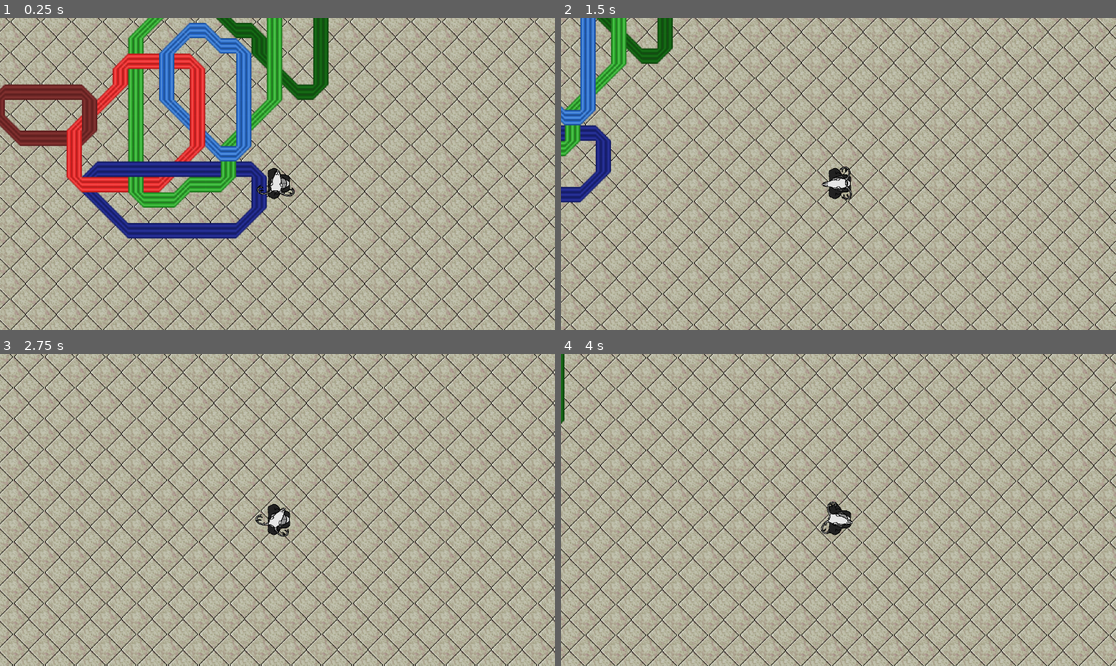
Above: before the commit, frames 1-4 (two rows, left to right).
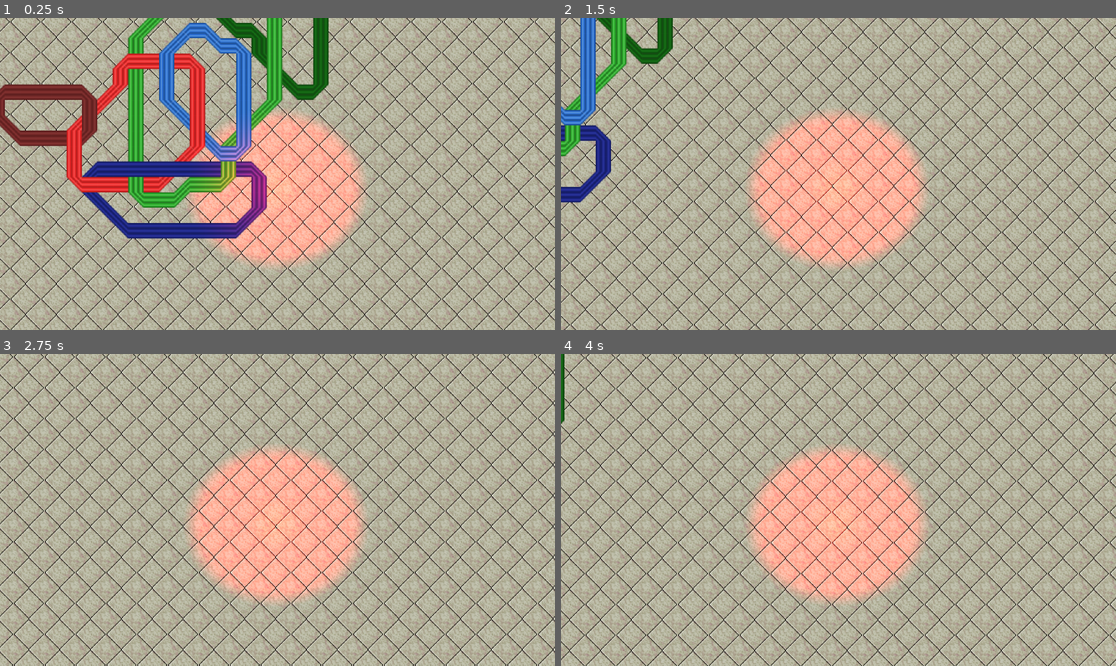
Above: after the commit, the same moments.

Repository: Collisteru/bytelux
Game: Godot game, scene res://test_map.tscn
Two runs of this game, one before a commit and one after it. Both use one fixed random seed, a clock stepped at 60 frames per second and the inputs below.
Inputs (mouse positions are in pixels of both pictures, inside the frame that each line leads up to):
- Up to frame 1 (0.25 s): no input
- Up to frame 2 (1.5 s): tap Enter at 0.5 s; move the mouse to (960, 158) at 0.52 s; hold Right (ui_right) 0.53-1.28 s; tap 1 at 0.6 s; click (960, 158) at 0.67 s; move the mouse to (727, 189) at 1.27 s; hold Down (ui_down) from 1.28 s (still down); tap 2 at 1.35 s
- Up to frame 3 (2.75 s): move the mouse to (333, 441) at 2.02 s; release Down (ui_down) at 2.03 s; hold Right (ui_right) from 2.03 s (still down); tap 3 at 2.1 s
- Up to frame 4 (4 s): move the mouse to (810, 572) at 2.77 s; release Right (ui_right) at 2.78 s; hold Up (ui_up) 2.78-3.53 s; tap 1 at 2.85 s; click (810, 572) at 2.92 s; move the mouse to (1005, 556) at 3.52 s; hold Left (ui_left) from 3.53 s (still down); tap 2 at 3.6 s

The runs differ from the first frame. In frame 1, 11% of the frame differs, in the area x 34-66%, y 29-80%; in frame 2, 12%; in frame 3, 12%, in the area x 33-66%, y 29-80%; in frame 4, 12%.
Error before the commit: Attempt to call function 'move' in base 'null instance' on a null instance. (res://entities/test_player/test_player.gd:47)
Error after the commit: Attempt to call function 'move' in base 'null instance' on a null instance. (res://entities/test_player/test_player.gd:48)

Commit message:
player sprite rotation implemented

Diff:
--- a/entities/test_player/body_sprite.gd
+++ b/entities/test_player/body_sprite.gd
@@ -11,4 +11,4 @@
 	pass
 
 func pointForwards(angle: float) -> void:
-	rotation = angle
+	rotation = lerp_angle(rotation, angle, 0.1)
--- a/entities/test_player/test_player.gd
+++ b/entities/test_player/test_player.gd
@@ -9,6 +9,7 @@
 @onready var laser = $PlayerLaser
 @onready var sprite = $PlayerSprite
 @onready var pointer = $Pointer
+@onready var body = $BodySprite
 
 func translate_to_center(position: Vector2) -> Vector2:
 		# Get the size of the viewport
@@ -89,5 +90,7 @@
 		else:
 			velocity.y = move_toward(velocity.y, 0, ACCELERATION)
 
+	if(velocity.length() != 0):
+		body.pointForwards(velocity.angle())
 
 	move_and_slide()
--- a/entities/test_player/test_player.tscn
+++ b/entities/test_player/test_player.tscn
@@ -1,6 +1,7 @@
-[gd_scene load_steps=10 format=3 uid="uid://eprmypdm2vqh"]
+[gd_scene load_steps=11 format=3 uid="uid://eprmypdm2vqh"]
 
 [ext_resource type="Script" path="res://entities/test_player/test_player.gd" id="1_ogo0s"]
+[ext_resource type="Texture2D" uid="uid://c5esnsujy8r1l" path="res://assets/point lights.png" id="3_p46x7"]
 [ext_resource type="PackedScene" uid="uid://h8odvwv2neqd" path="res://entities/player_laser/player_laser.tscn" id="3_qwxxa"]
 [ext_resource type="Texture2D" uid="uid://0luyywalcg5n" path="res://assets/character sprite body.png" id="3_vwure"]
 [ext_resource type="Texture2D" uid="uid://dv3nggne5gmsn" path="res://assets/character sprite head.png" id="4_a7xgk"]
@@ -39,7 +40,15 @@
 
 [node name="PlayerLaser" parent="." instance=ExtResource("3_qwxxa")]
 
+[node name="PointLight2D" type="PointLight2D" parent="."]
+color = Color(0.975283, 0.0123512, 5.77569e-07, 1)
+energy = 5.0
+texture = ExtResource("3_p46x7")
+offset = Vector2(-0.51, 3.195)
+height = 10.0
+
 [node name="BodySprite" type="AnimatedSprite2D" parent="."]
+visible = false
 scale = Vector2(0.05, 0.05)
 sprite_frames = SubResource("SpriteFrames_m7s6k")
 animation = &"idle"
@@ -47,6 +56,7 @@
 script = ExtResource("4_m8jfv")
 
 [node name="HeadSprite" type="AnimatedSprite2D" parent="."]
+visible = false
 scale = Vector2(0.05, 0.05)
 sprite_frames = SubResource("SpriteFrames_1ipka")
 script = ExtResource("5_ciudl")
Binary file added: assets/point lights.png
Not shown, added: assets/point lights.png.import
Not shown: 1 places in test_map.tscn that only renumber resources
